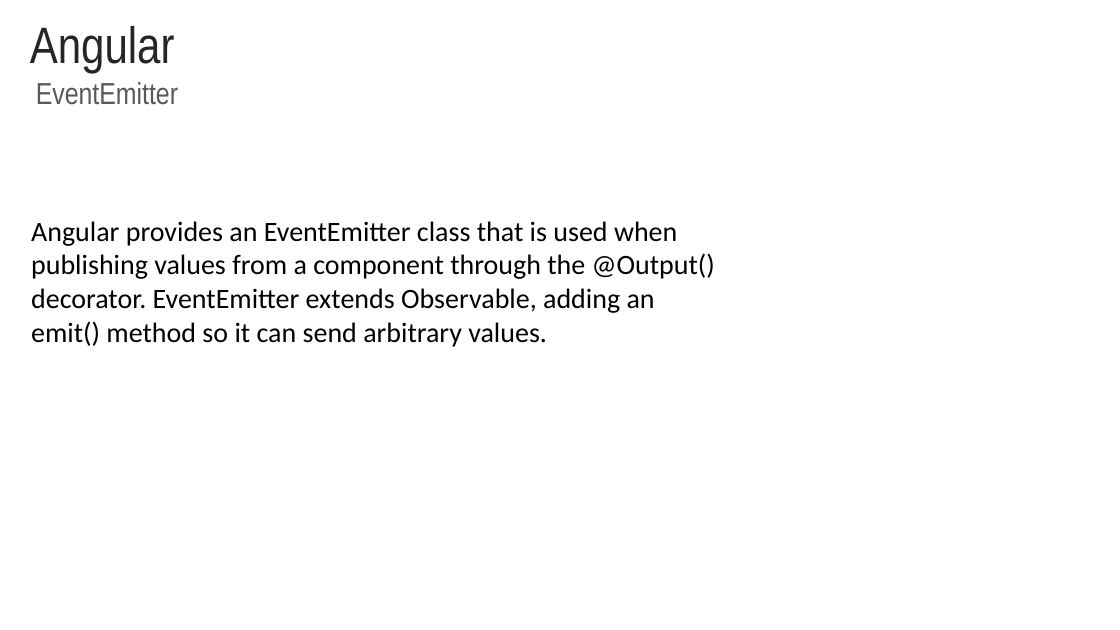
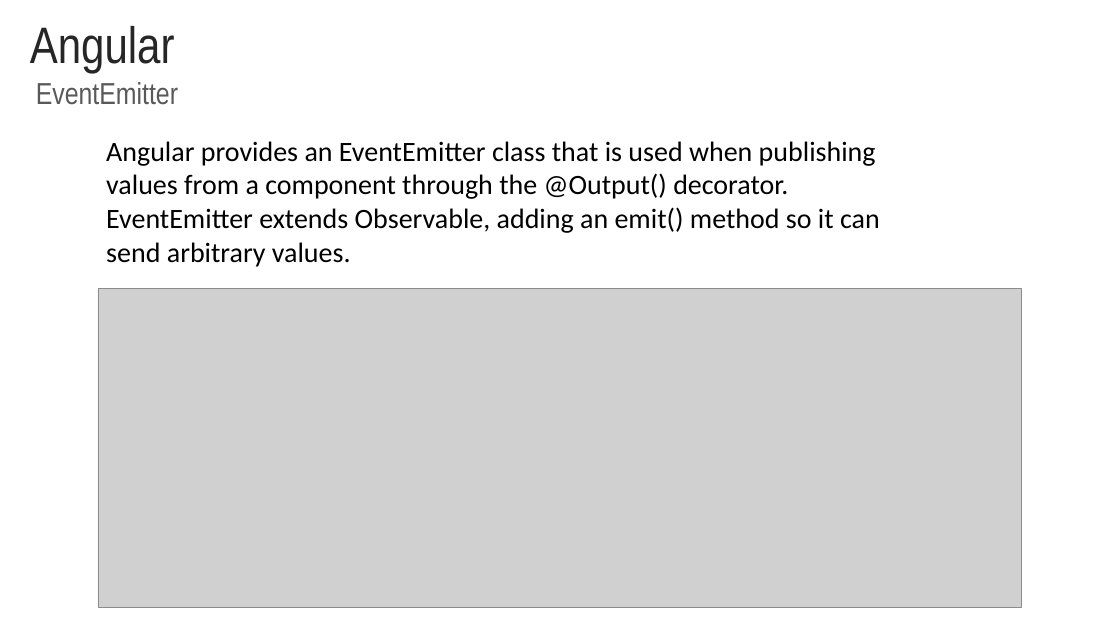
Before and after one commit to rached193/AngularWorkshop-20181116, a slide deck: slide 17 of 04_flow_events/04_flow_events.pptx. Drawn at 1120x630 pixels with LibreOffice and Linux fonts; fonts in the diff are those of the drawing; grey boxes stand for pictures; background and template pictures are left out. Boxes give left, top, right and bottom in pixels: in the first picture for what was removed or moved away, otherwise in the second. Text is boxed around its words. In the diff, an @@ line names an element or a change of style, - is before the commit and + after.

```diff
--- a/04_flow_events/04_flow_events.pptx
+++ b/04_flow_events/04_flow_events.pptx
@@ text "Angular provides an EventEmitter class ..." rewrapped from (31, 221, 715, 347) to (106, 141, 880, 267) @@
@@ picture added at (98, 289, 1023, 607) @@
```
Also in this commit, not shown: 3 other slides changed.
